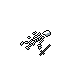
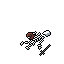
Layer changes from the first 64x64 image to the second:
added layer "Shield" above "Weapon" over 26, 32, 36, 40
